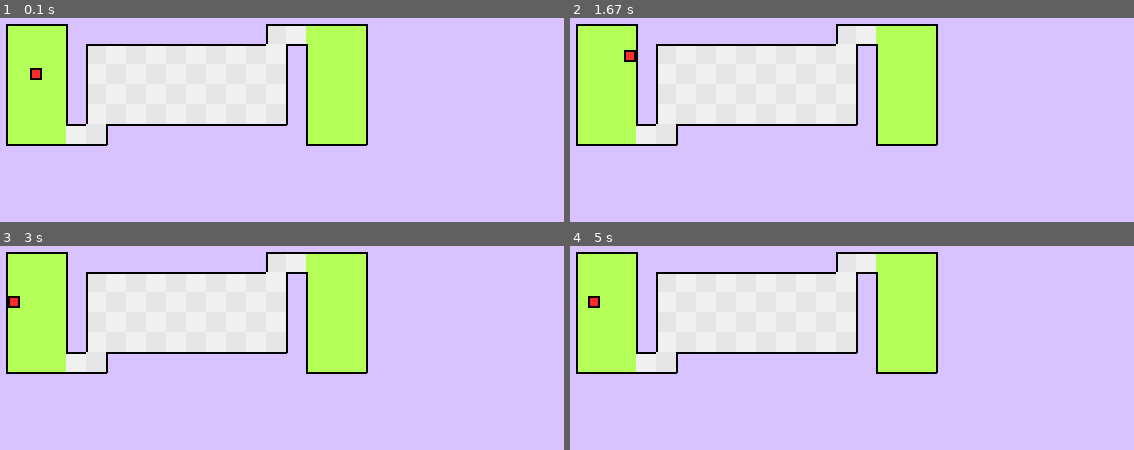
Above: before the commit, frames 1-4 (two rows, left to right).
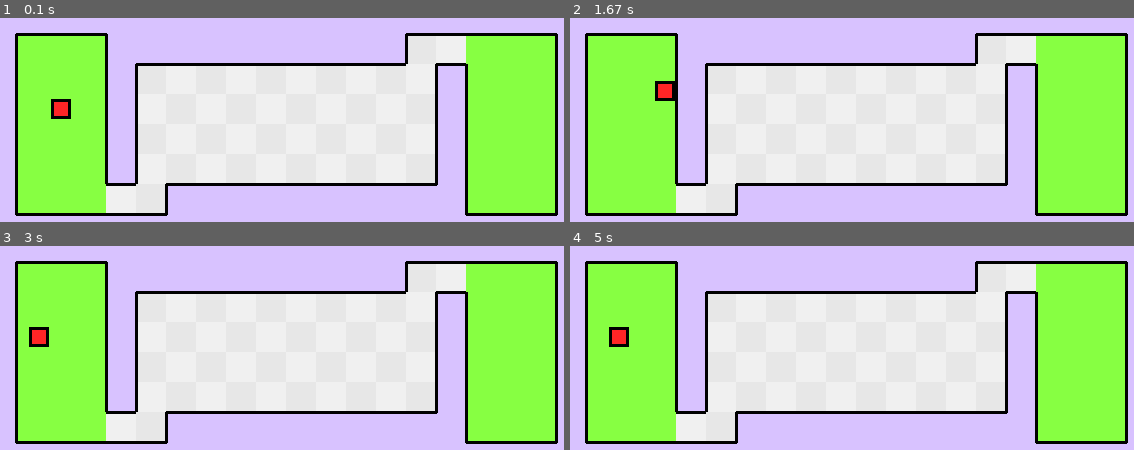
Above: after the commit, the same moments.

Repository: 2017Knight2017/The-Worlds-Hardest-Game-in-pygame
Game: pygame game, started from main.py
The game is run twice, just before and just after one commit, with the same random seed, the same clock (stepped at 60 frames per second) and the same inputs.
Inputs:
- Up to frame 1 (0.1 s): no input
- Up to frame 2 (1.67 s): hold Right 0.33-0.8 s; hold Up 0.83-1.13 s; hold Right 1.17-1.63 s
- Up to frame 3 (3 s): hold Left 1.67-2.2 s; hold Down 2.23-2.53 s; hold Left 2.57-2.97 s
- Up to frame 4 (5 s): hold Up 3-3.37 s; hold Right 3.4-4.03 s; hold Down 4.07-4.43 s; hold Left 4.47-4.93 s; hold Right from 4.97 s (still down)

The runs differ from the first frame. In frame 1, 66% of the frame differs, in the area x 1-99%, y 2-98%; in frame 2, 66%; in frame 3, 66%; in frame 4, 66%.

Commit message:
Updated the tilemap.png; Now tiles' size is 30x30 and sprites size is 20x20

Diff:
--- a/main.py
+++ b/main.py
@@ -28,28 +28,28 @@
         if keys[pygame.K_LEFT] and plr.rect.x > 0:
             g = True
             for i in walls_tiles:
-                if i.collidepoint(plr.rect.left + int(Player.config["Player"]["speed"]), plr.rect.centery):
+                if i.collidepoint(plr.rect.left - int(Player.config["Player"]["speed"]), plr.rect.centery):
                     g = False
                     break
             if g: plr.moveLeft()
         if keys[pygame.K_RIGHT] and plr.rect.x < (640 - plr.rect.width):
             g = True
             for i in walls_tiles:
-                if i.collidepoint(plr.rect.right - int(Player.config["Player"]["speed"]) - 3, plr.rect.centery):
+                if i.collidepoint(plr.rect.right + int(Player.config["Player"]["speed"]), plr.rect.centery):
                     g = False
                     break
             if g: plr.moveRight()
         if keys[pygame.K_UP] and plr.rect.y > 0:
             g = True
             for i in walls_tiles:
-                if i.collidepoint(plr.rect.centerx, plr.rect.top + int(Player.config["Player"]["speed"]) + 1):
+                if i.collidepoint(plr.rect.centerx, plr.rect.top - int(Player.config["Player"]["speed"])):
                     g = False
                     break
             if g: plr.moveUp()
         if keys[pygame.K_DOWN] and plr.rect.y < (480 - plr.rect.height):
             g = True
             for i in walls_tiles:
-                if i.collidepoint(plr.rect.centerx, plr.rect.bottom - int(Player.config["Player"]["speed"]) - 4):
+                if i.collidepoint(plr.rect.centerx, plr.rect.bottom + int(Player.config["Player"]["speed"])):
                     g = False
                     break
             if g: plr.moveDown()
--- a/map.py
+++ b/map.py
@@ -83,17 +83,18 @@
                                                         tile_width, tile_height))
         return res, walls_tiles, spawn_tile, checkpoint_tiles, finish_tiles
 
-    @staticmethod
-    def drawLineIfThereIsWall(res: pygame.Surface, static_map: list, row_index: int, column_index: int):
+    @classmethod
+    def drawLineIfThereIsWall(cls, res: pygame.Surface, static_map: list, row_index: int, column_index: int):
+        tile_width, tile_height = int(cls.config["Tilemap"]["tile_width"]), int(cls.config["Tilemap"]["tile_height"])
         if static_map[row_index - 1][column_index] == "0":  # Top
-            pygame.draw.line(res, (0, 0, 0), (20 * column_index, 20 * row_index),
-                             (20 * (column_index + 1), 20 * row_index), 2)
+            pygame.draw.line(res, (0, 0, 0), (tile_width * column_index, tile_height * row_index),
+                             (tile_width * (column_index + 1), tile_height * row_index), 3)
         if static_map[row_index][column_index - 1] == "0":  # Left
-            pygame.draw.line(res, (0, 0, 0), (20 * column_index, 20 * row_index),
-                             (20 * column_index, 20 * (row_index + 1)), 2)
+            pygame.draw.line(res, (0, 0, 0), (tile_width * column_index, tile_height * row_index),
+                             (tile_width * column_index, tile_height * (row_index + 1)), 3)
         if static_map[row_index + 1][column_index] == "0":  # Bottom
-            pygame.draw.line(res, (0, 0, 0), (20 * column_index, 20 * (row_index + 1)),
-                             (20 * (column_index + 1), 20 * (row_index + 1)), 2)
+            pygame.draw.line(res, (0, 0, 0), (tile_width * column_index, tile_height * (row_index + 1)),
+                             (tile_width * (column_index + 1), tile_height * (row_index + 1)), 3)
         if static_map[row_index][column_index + 1] == "0":  # Right
-            pygame.draw.line(res, (0, 0, 0), (20 * (column_index + 1), 20 * row_index),
-                             (20 * (column_index + 1), 20 * (row_index + 1)), 2)
+            pygame.draw.line(res, (0, 0, 0), (tile_width * (column_index + 1), tile_height * row_index),
+                             (tile_width * (column_index + 1), tile_height * (row_index + 1)), 3)
--- a/moving_objects.py
+++ b/moving_objects.py
@@ -21,8 +21,8 @@
                          image=pygame.image.load(Player.config["Tilemap"]["tilemap_path"]).convert_alpha().subsurface(
                              int(Player.config["Tilemap"]["tile_width"]) * 0,
                              int(Player.config["Tilemap"]["tile_height"]),
-                             int(Player.config["Tilemap"]["tile_width"]),
-                             int(Player.config["Tilemap"]["tile_height"])))
+                             int(Player.config["Tilemap"]["sprite_width"]),
+                             int(Player.config["Tilemap"]["sprite_height"])))
         self.respawn_pos = None
 
     def moveUp(self):
--- a/options.ini
+++ b/options.ini
@@ -3,8 +3,10 @@
 
 [Tilemap]
 tilemap_path = sprites/tilemap.png
-tile_width = 20
-tile_height = 20
+tile_width = 30
+tile_height = 30
+sprite_width = 20
+sprite_height = 20
 
 [Player]
 speed = 1
Binary file changed: sprites/tilemap.png
